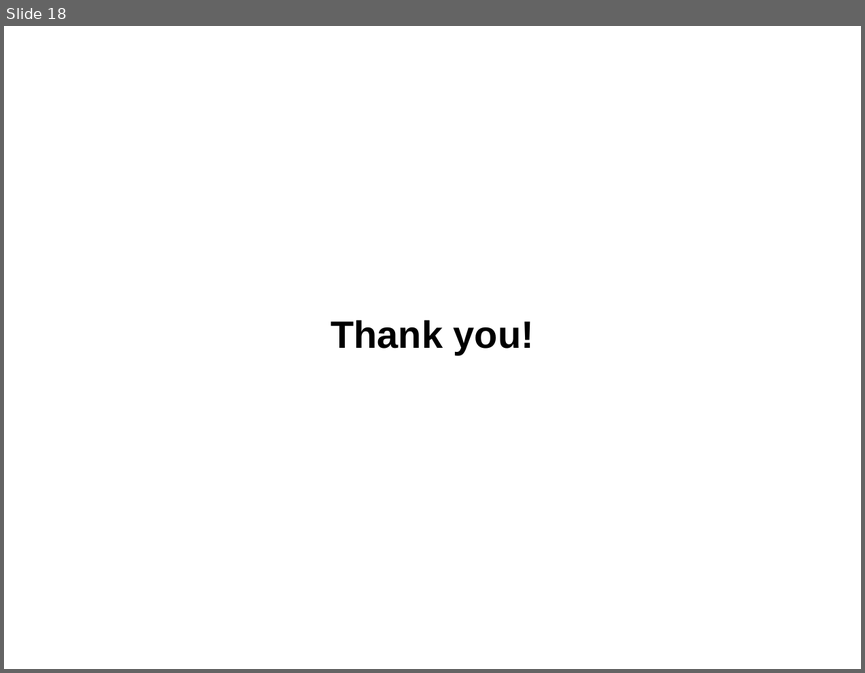
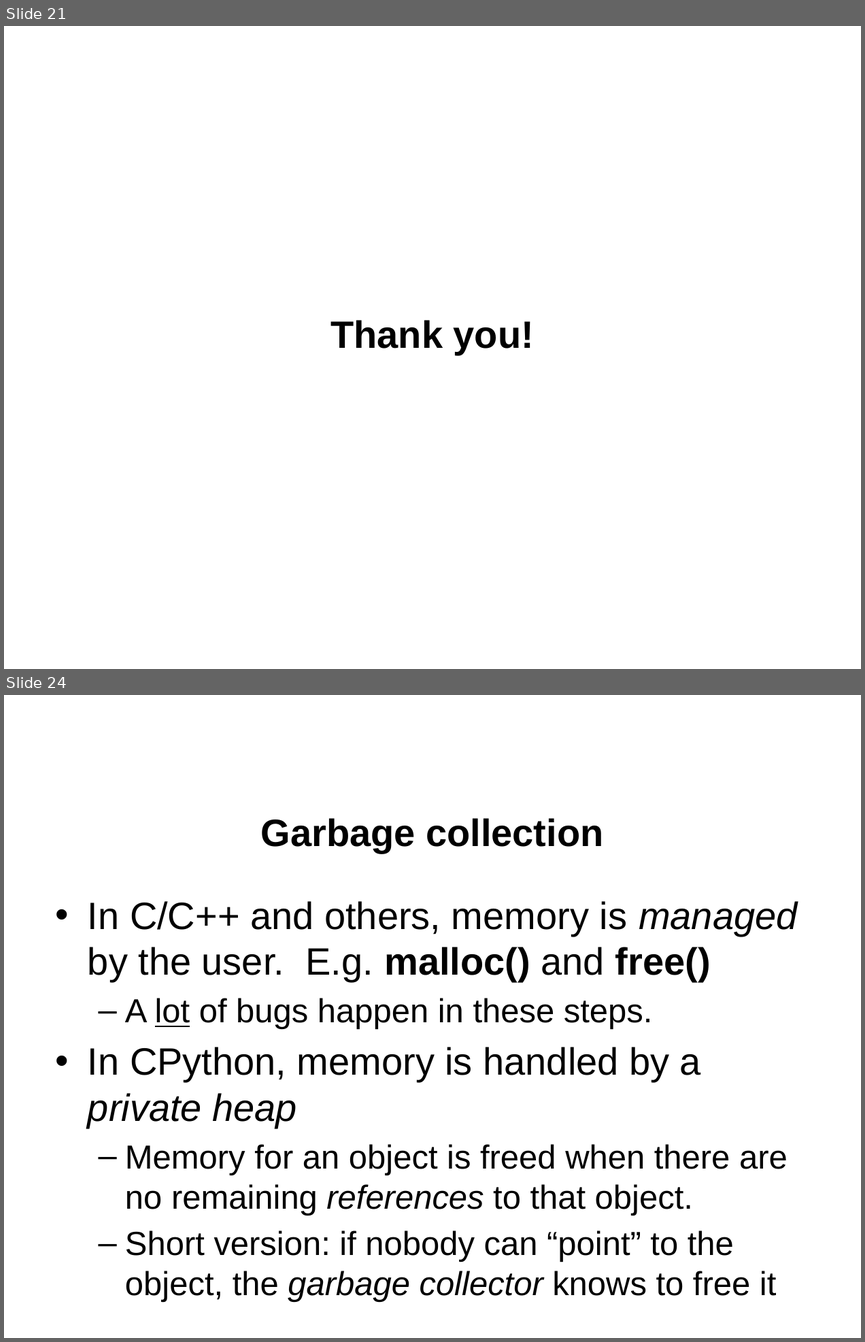
Before and after one commit to jgerity/talks, a slide deck: 2016/computing_workgroup/intro-to-python/intro-to-python.pptx. Shown one above the other, each under a label of ours: slide 18 before the commit, slides 21 and 24 after it; the slides between them are not shown. The pictures are 865x673 and 865x1342 pixels, drawn with LibreOffice and Linux fonts; fonts in the diff are those of the drawing; background and template pictures are left out. Boxes give left, top, right and bottom in pixels: in the first picture for what was removed or moved away, otherwise in the second. Text is boxed around its words. In the diff, an @@ line names an element or a change of style, - is before the commit and + after.

```diff
--- a/2016/computing_workgroup/intro-to-python/intro-to-python.pptx
+++ b/2016/computing_workgroup/intro-to-python/intro-to-python.pptx
@@ slide 24 added at box(4, 695, 861, 1338), background picture (left out) @@
@@ title added at box(261, 818, 603, 853), 32 pt, text #000000, bold @@
+Garbage collection
@@ text added at box(88, 901, 797, 1302), 28 pt, text #000000 @@
+• In C/C++ and others, memory is managed by the user. E.g. malloc() and free()
+  – A lot of bugs happen in these steps.
+• In CPython, memory is handled by a private heap
+  – Memory for an object is freed when there are no remaining references to that object.
+  – Short version: if nobody can “point” to the object, the garbage collector knows to free it
@@ what was slide 18 is now slide 21 @@
```
Also in this commit, not shown: 3 slides changed, 4 other slides added.
